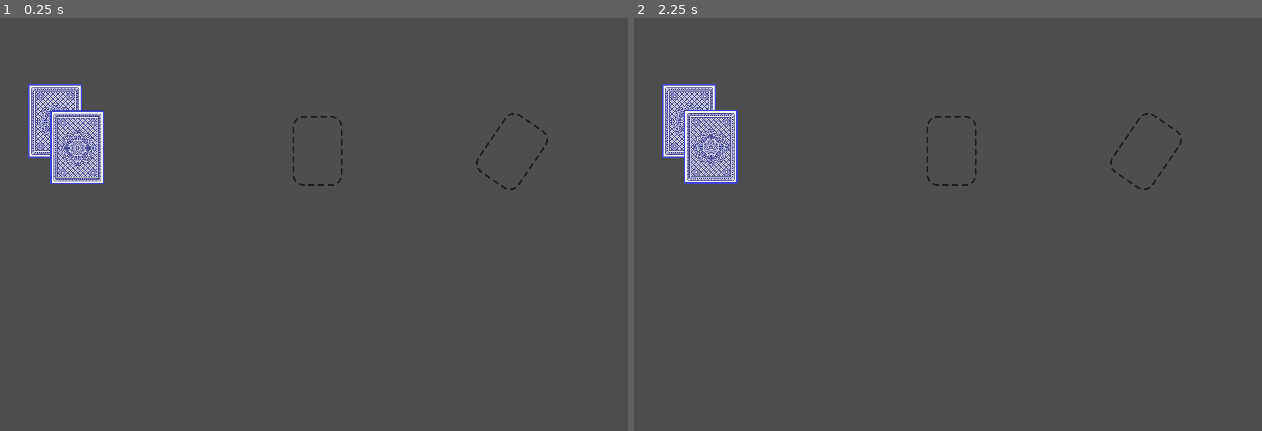
Above: before the commit, frames 1-2 (left to right).
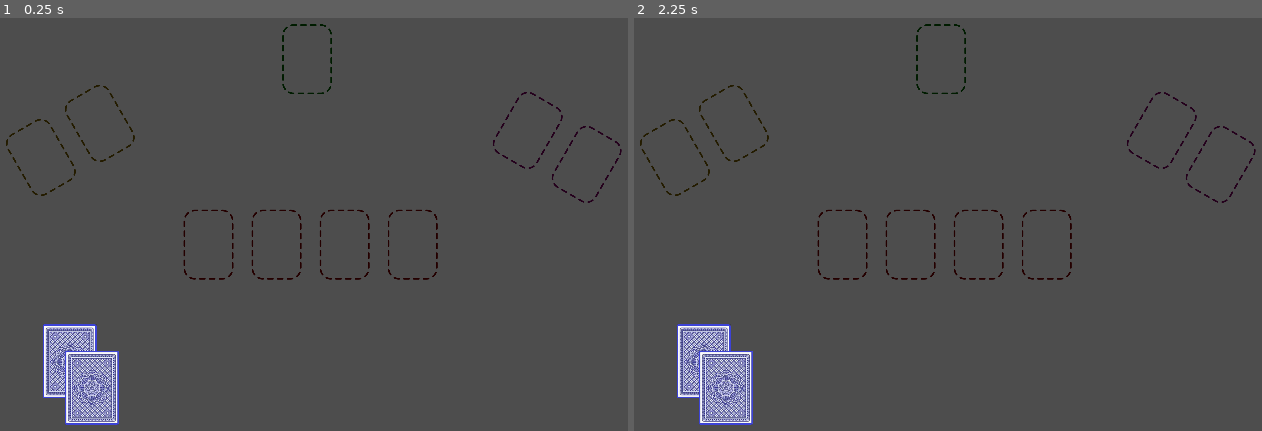
Above: after the commit, the same moments.

Repository: Doorkneel/jester-game
Game: Godot game, scene res://scenes/game.tscn
Same seed, same stepped clock (60 frames per second), same inputs: the game is played once before the commit and once after it.
Inputs (mouse positions are in pixels of both pictures, inside the frame that each line leads up to):
- Up to frame 1 (0.25 s): no input
- Up to frame 2 (2.25 s): tap Enter at 0.5, 2 s; move the mouse to (954, 150) at 0.52 s; click (954, 150) at 0.6 s; tap Space at 1.25 s; move the mouse to (1148, 150) at 1.27 s; click (1148, 150) at 1.35 s; move the mouse to (690, 121) at 2.02 s; click (690, 121) at 2.1 s

The runs differ from the first frame. In frame 1, 5.9% of the frame differs, in the area x 0-100%, y 1-99%; in frame 2, 5.9%.

Commit message:
Add card slots.

Diff:
--- a/scenes/card.gd
+++ b/scenes/card.gd
@@ -1,16 +1,18 @@
 class_name Card
 extends Area2D
 
+signal card_picked_up(this: Card)
 signal card_released(this: Card)
 
 var card_id: String
 
 # Track card being dragged across multiple card instances
 static var card_being_dragged: Card
+var highlighted_slot: CardSlot
 
 # Current interaction
-var is_hovering = false
-var is_being_dragged = false
+var being_hovered = false
+var being_dragged = false
 
 # Where to return if let go
 var pos_in_hand: int = -1
@@ -18,8 +20,8 @@
 
 # Target position & rotation for animation
 var target_position: Vector2
-var target_rotation: float
-const animation_speed: float = 0.6
+const slide_speed: float = 0.6
+const snap_strength: float = 0.7
 
 func load_card_data(id) -> void:
 	card_id = id
@@ -27,41 +29,51 @@
 
 func _ready() -> void:
 	target_position = position
-	target_rotation = rotation
 
 func _process(_delta) -> void:
-	if is_being_dragged:
-		position = get_global_mouse_position()
-	else:
-		# move towards target position
-		var pos_delta = target_position - position
-		if pos_delta.length() < animation_speed: position = target_position
-		else: position += pos_delta * animation_speed
+	if being_dragged:
+		if highlighted_slot:
+			target_position = snap_strength * highlighted_slot.global_position + (1 - snap_strength) * get_global_mouse_position()
+			rotation = highlighted_slot.global_rotation
+		else:
+			target_position = get_global_mouse_position()
+			rotation = 0
 
-		# move towards target rotation
-		var rot_delta = target_rotation - rotation
-		if abs(rot_delta) < animation_speed: rotation = target_rotation
-		else: rotation += rot_delta * animation_speed
+	# move towards target position
+	var pos_delta = target_position - position
+	if pos_delta.length() < slide_speed: position = target_position
+	else: position += pos_delta * slide_speed
 
 func _on_mouse_entered() -> void:
-	is_hovering = true
+	being_hovered = true
 
 func _on_mouse_exited() -> void:
-	is_hovering = false
+	being_hovered = false
 
 func _input(_event) -> void:
 	if Input.is_action_just_pressed("click"):
-		if is_hovering and not card_being_dragged:
-			is_being_dragged = true
+		if being_hovered and not card_being_dragged:
+			being_dragged = true
+			card_picked_up.emit(self)
 			card_being_dragged = self
-			rotation = 0
 	elif Input.is_action_just_released("click"):
-		if is_being_dragged:
-			is_being_dragged = false
+		if being_dragged:
+			being_dragged = false
 			card_released.emit(self)
 			card_being_dragged = null
 
-func snap_to_slot(slot: CardSlot) -> void:
-	target_position = slot.position
-	target_rotation = slot.rotation
+			if highlighted_slot:
+				play_to_slot(highlighted_slot)
+			else:
+				# TODO add logic to return to hand using 'pos_in_hand'
+				pass
+
+func _on_slot_hovered(slot: CardSlot) -> void:
+	# TODO do some logic to check whether card can be placed here
+	highlighted_slot = slot
+
+func play_to_slot(slot: CardSlot) -> void:
+	target_position = slot.global_position
+	rotation = slot.global_rotation
+	slot.contents.append(self)
 	origin_slot = slot
--- a/scenes/card_slot.gd
+++ b/scenes/card_slot.gd
@@ -1,17 +1,29 @@
 class_name CardSlot
 extends Area2D
 
-signal slot_highlighted(this: CardSlot)
+signal slot_hovered(this: CardSlot)
+
+@export_enum("Stage", "Commoners", "Court", "King") var location: int
 
 @onready var sprite: Sprite2D = $Sprite as Sprite2D
 
+var contents: Array[Card] = []
+
 func _ready() -> void:
-	pass # Replace with function body.
+	# TODO set visuals depending on location
+	match location:
+		0: sprite.modulate = Color(1, 0, 0)
+		1: sprite.modulate = Color(1, 1, 0)
+		2: sprite.modulate = Color(1, 0, 1)
+		3: sprite.modulate = Color(0, 1, 0)
 
 func _on_mouse_entered() -> void:
-	# TODO highlight slot
-	slot_highlighted.emit(self)
+	slot_hovered.emit(self)
 
 func _on_mouse_exited() -> void:
-	# TODO unhighlight slot
-	slot_highlighted.emit(null)
+	slot_hovered.emit(null)
+
+func highlight() -> void:
+	# TODO visually highlight slot; told to do so by the card being dragged
+	# if that card may be placed here
+	pass
--- a/scenes/card_slot.tscn
+++ b/scenes/card_slot.tscn
@@ -4,7 +4,7 @@
 [ext_resource type="Texture2D" uid="uid://dx4xoex2kbu64" path="res://assets/frame.png" id="2_p8qex"]
 
 [sub_resource type="RectangleShape2D" id="RectangleShape2D_a5hr5"]
-size = Vector2(77, 108)
+size = Vector2(94, 120)
 
 [node name="CardSlot" type="Area2D" groups=["slots"]]
 script = ExtResource("1_07pnj")
--- a/scenes/game.gd
+++ b/scenes/game.gd
@@ -4,17 +4,17 @@
 var round_number: int = 0
 var max_round_number: int = 7
 
-var highlighted_slot: CardSlot
+@onready var slots = get_tree().get_nodes_in_group("slots") as Array[CardSlot]
 
 func _ready() -> void:
-	for slot in get_tree().get_nodes_in_group("slots") as Array[CardSlot]:
-		slot.connect("slot_highlighted", self._on_card_slot_highlighted)
 	for card in get_tree().get_nodes_in_group("cards") as Array[Card]:
 		card.connect("card_released", self._on_card_released)
-
-func _on_card_slot_highlighted(slot: CardSlot) -> void:
-	highlighted_slot = slot
+		card.connect("card_picked_up", self._on_card_picked_up)
 
 func _on_card_released(card: Card) -> void:
-	if highlighted_slot:
-		card.snap_to_slot(highlighted_slot)
+	for slot in slots:
+		slot.disconnect("slot_hovered", card._on_slot_hovered)
+
+func _on_card_picked_up(card: Card) -> void:
+	for slot in slots:
+		slot.connect("slot_hovered", card._on_slot_hovered)
--- a/scenes/game.tscn
+++ b/scenes/game.tscn
@@ -7,15 +7,57 @@
 [node name="Game" type="Node"]
 script = ExtResource("1_gmfm1")
 
-[node name="CardSlot" parent="." instance=ExtResource("2_3wt2b")]
-position = Vector2(584, 236)
+[node name="Stage" type="Node2D" parent="."]
+position = Vector2(574, 371)
+metadata/_edit_group_ = true
 
-[node name="CardSlot2" parent="." instance=ExtResource("2_3wt2b")]
-position = Vector2(864, 237)
-rotation = 0.598648
+[node name="Stage1" parent="Stage" instance=ExtResource("2_3wt2b")]
+position = Vector2(-147, 0)
+
+[node name="Stage2" parent="Stage" instance=ExtResource("2_3wt2b")]
+position = Vector2(-49, 0)
+
+[node name="Stage3" parent="Stage" instance=ExtResource("2_3wt2b")]
+position = Vector2(49, 0)
+
+[node name="Stage4" parent="Stage" instance=ExtResource("2_3wt2b")]
+position = Vector2(147, 0)
+
+[node name="Court" type="Node2D" parent="."]
+position = Vector2(929, 231)
+rotation = 0.523599
+metadata/_edit_group_ = true
+
+[node name="Court1" parent="Court" instance=ExtResource("2_3wt2b")]
+position = Vector2(-49, 0)
+location = 2
+
+[node name="Court2" parent="Court" instance=ExtResource("2_3wt2b")]
+position = Vector2(49, 0)
+location = 2
+
+[node name="Commoners" type="Node2D" parent="."]
+position = Vector2(228, 221)
+rotation = -0.523599
+metadata/_edit_group_ = true
+
+[node name="Commoners1" parent="Commoners" instance=ExtResource("2_3wt2b")]
+position = Vector2(-49, 0)
+location = 1
+
+[node name="Commoners2" parent="Commoners" instance=ExtResource("2_3wt2b")]
+position = Vector2(49, 0)
+location = 1
+
+[node name="King" type="Node2D" parent="."]
+position = Vector2(569, 104)
+metadata/_edit_group_ = true
+
+[node name="King" parent="King" instance=ExtResource("2_3wt2b")]
+location = 3
 
 [node name="Card" parent="." instance=ExtResource("3_aadjc")]
-position = Vector2(206, 193)
+position = Vector2(227, 539)
 
 [node name="Card2" parent="." instance=ExtResource("3_aadjc")]
-position = Vector2(238, 231)
+position = Vector2(259, 577)
